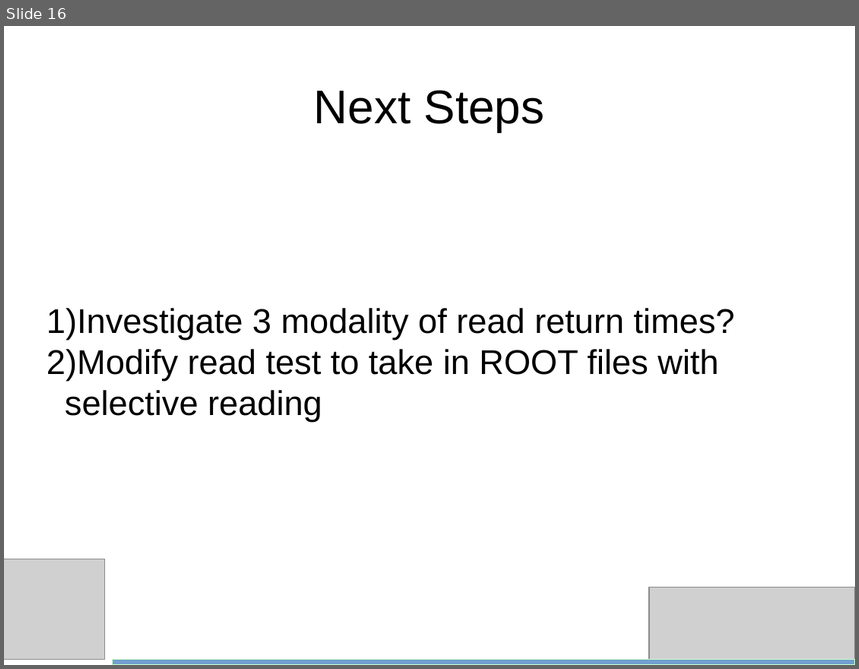
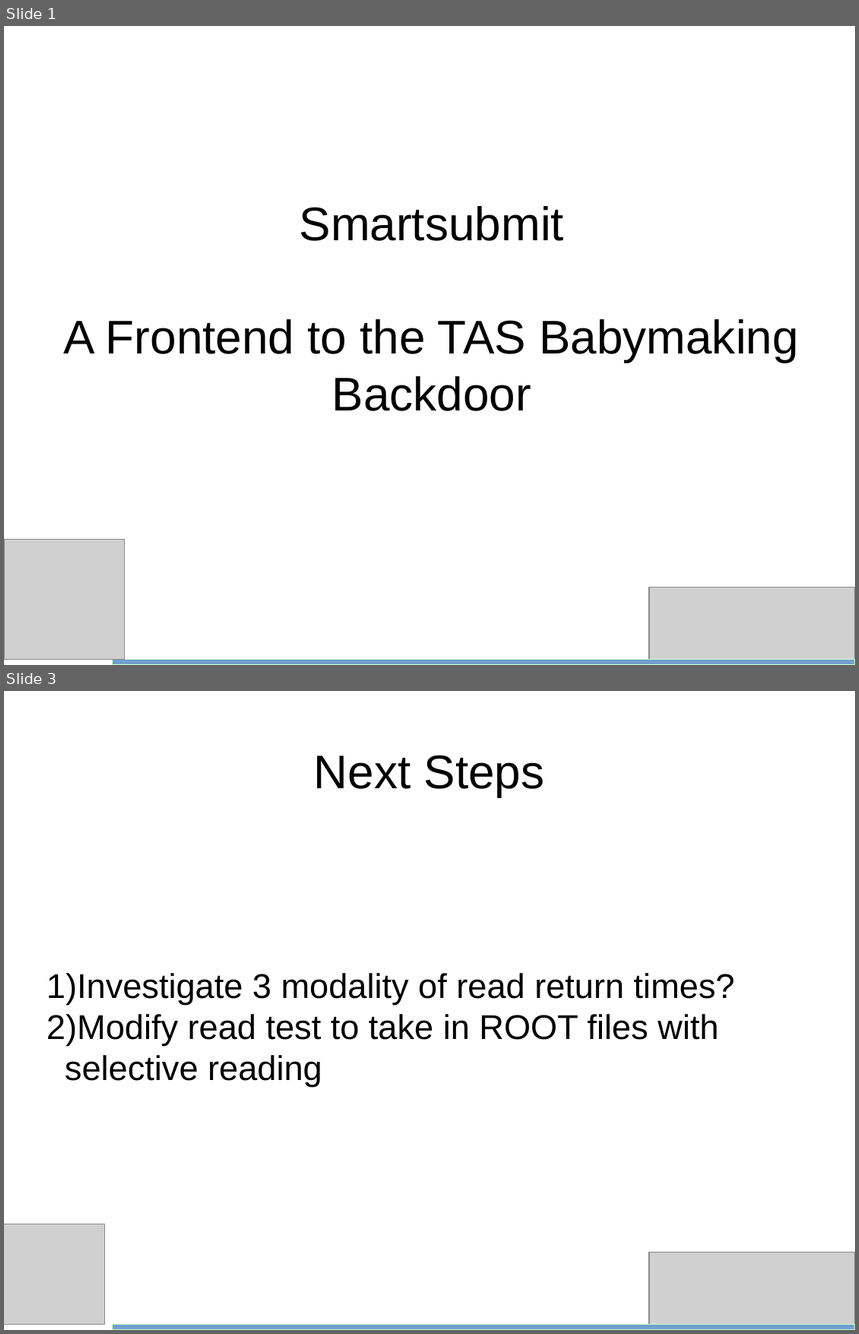
Before and after one commit to bth5032/smartsubmit, a slide deck: smartsubmit_intro.odp. Shown one above the other, each under a label of ours: slide 16 before the commit, slides 1 and 3 after it; the slides between them are not shown. The pictures are 859x669 and 859x1334 pixels, drawn with LibreOffice and Linux fonts; fonts in the diff are those of the drawing; grey boxes stand for pictures. Boxes give left, top, right and bottom in pixels: in the first picture for what was removed or moved away, otherwise in the second. Text is boxed around its words. In the diff, an @@ line names an element or a change of style, - is before the commit and + after.

```diff
--- a/smartsubmit_intro.odp
+++ b/smartsubmit_intro.odp
@@ slide 1 added at [4, 26, 855, 665], background #FFFFFF @@
@@ title added at [64, 206, 799, 411], 44 pt, text #000000 @@
+Smartsubmit
+A Frontend to the TAS Babymaking Backdoor
@@ picture added at [4, 539, 125, 659] @@
@@ picture added at [649, 587, 855, 665] @@
@@ rectangle added at [112, 659, 855, 665], fill #729FCF, outline #CCFFCC 0 pt @@
@@ what was slide 16 is now slide 3 @@
```
Also in this commit, not shown: 1 other slide added, 15 slides removed, 2 other files.
